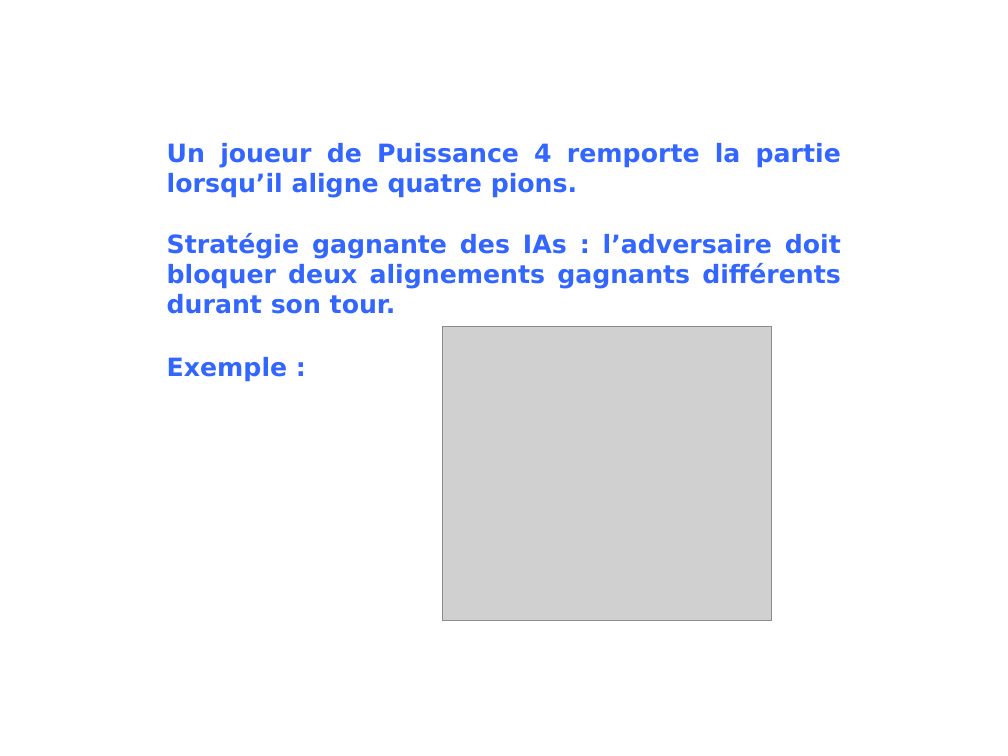
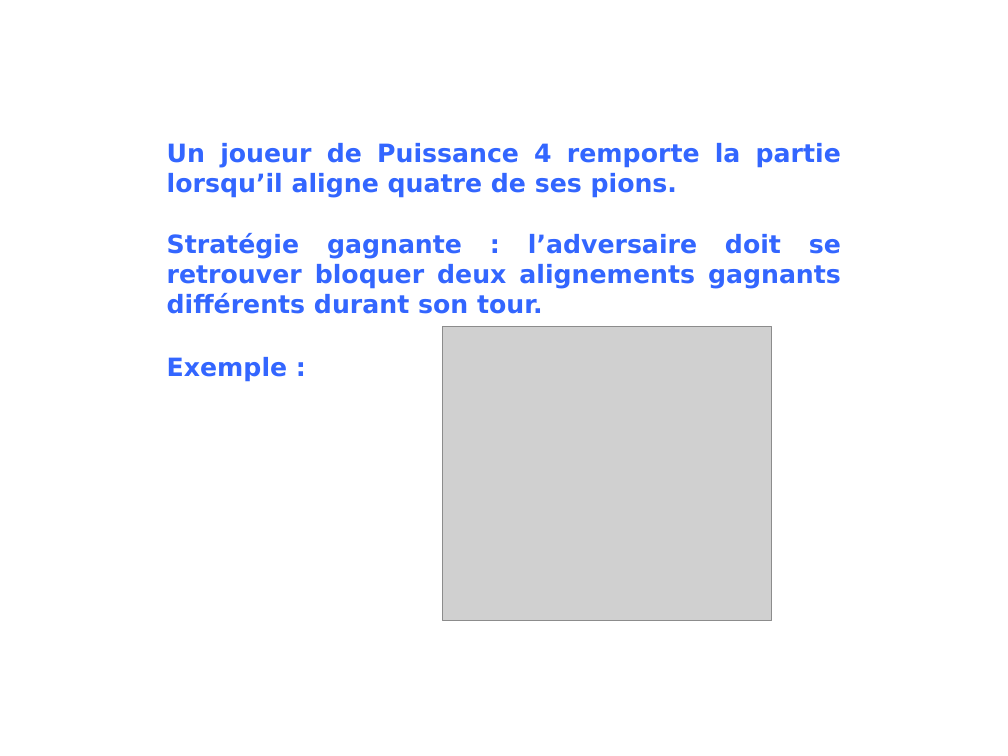
Before and after one commit to INSA-4IF-H4404-2013-2014/Connect-Four, a slide deck: slide 3 of presentation.ppt. Drawn at 1008x756 pixels with LibreOffice and Linux fonts; fonts in the diff are those of the drawing; grey boxes stand for pictures; background and template pictures are left out. Boxes give left, top, right and bottom in pixels: in the first picture for what was removed or moved away, otherwise in the second. Text is boxed around its words. In the diff, an @@ line names an element or a change of style, - is before the commit and + after.

```diff
--- a/presentation.ppt
+++ b/presentation.ppt
@@ text at <box>167,143,841,314</box>: text changed @@
-Un joueur de Puissance 4 remporte la partie lorsqu’il aligne quatre pions.
-Stratégie gagnante des IAs : l’adversaire doit bloquer deux alignements gagnants différents durant son tour.
+Un joueur de Puissance 4 remporte la partie lorsqu’il aligne quatre de ses pions.
+Stratégie gagnante : l’adversaire doit se retrouver bloquer deux alignements gagnants différents durant son tour.
```
Also in this commit, not shown: 3 other slides changed, 2 other files.
